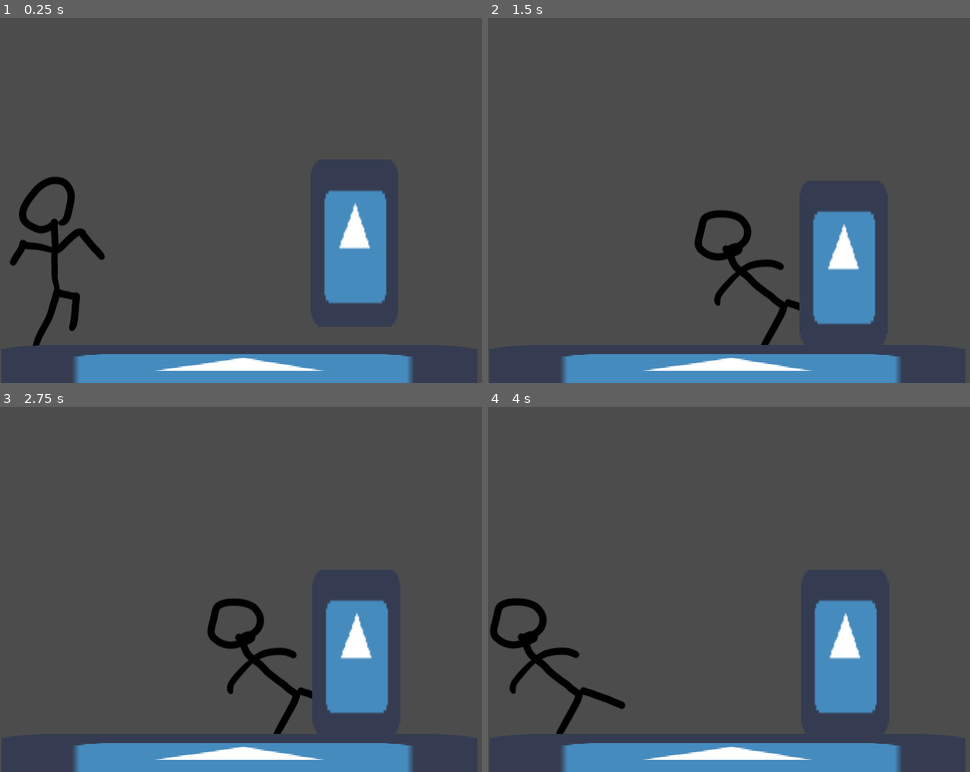
Above: before the commit, frames 1-4 (two rows, left to right).
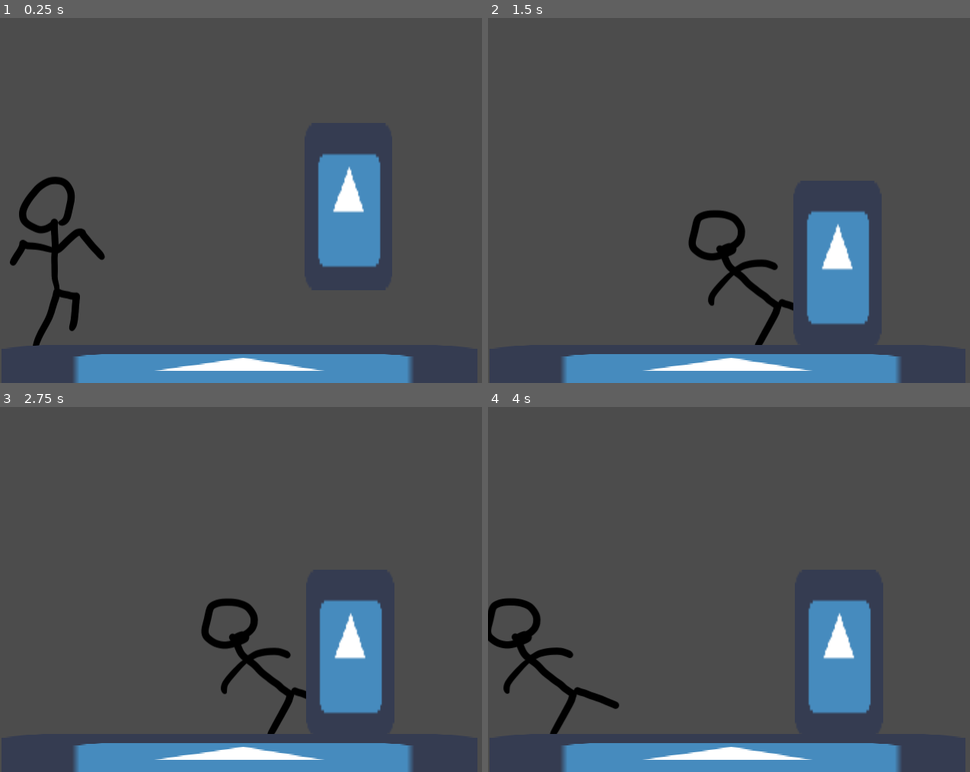
Above: after the commit, the same moments.

Repository: Utfigyii/fighting
Game: Godot game, scene res://assets/scenes/testArena.tscn
Two runs of this game, one before a commit and one after it. Both use one fixed random seed, a clock stepped at 60 frames per second and the inputs below. The engine's default icon, where the game draws it, is replaced by a stand-in: a white triangle on a blue panel in a dark square.
Inputs:
- Up to frame 1 (0.25 s): no input
- Up to frame 2 (1.5 s): hold Right (ui_right) 0.53-1.28 s; hold J (lk) 0.53-1.28 s; tap U (lp) at 0.8, 1.35 s; hold Down (ui_down) from 1.28 s (still down)
- Up to frame 3 (2.75 s): tap K (rk) at 1.55 s; tap Enter at 2 s; release Down (ui_down) at 2.03 s; hold Right (ui_right) from 2.03 s (still down); hold K (rk) from 2.03 s (still down); tap I (rp) at 2.3 s
- Up to frame 4 (4 s): tap Space at 2.75 s; release Right (ui_right) at 2.78 s; release K (rk) at 2.78 s; hold Up (ui_up) 2.78-3.53 s; tap I (rp) at 2.85 s; tap J (lk) at 3.05 s; hold Left (ui_left) from 3.53 s (still down); hold J (lk) from 3.53 s (still down); tap U (lp) at 3.8 s

The runs differ from the first frame. In frame 1, 4.0% of the frame differs, in the area x 66-81%, y 37-79%; in frame 2, 2.9%; in frame 3, 2.9%; in frame 4, 2.9%.

Commit message:
unohdettu commit

Diff:
--- a/assets/characters/FIGHTER_stickman.tscn
+++ b/assets/characters/FIGHTER_stickman.tscn
@@ -367,7 +367,6 @@
 [sub_resource type="Animation" id=22]
 resource_name = "rjab"
 length = 0.2
-loop = true
 step = 0.01
 tracks/0/type = "value"
 tracks/0/path = NodePath("KinematicBody2D/AnimatedSprite:animation")
@@ -611,7 +610,7 @@
 animation = "walk"
 
 [sub_resource type="AnimationNodeBlendTree" id=7]
-graph_offset = Vector2( -121.762, 0 )
+graph_offset = Vector2( -565.333, -6.33333 )
 nodes/Animation/node = SubResource( 13 )
 nodes/Animation/position = Vector2( -60, 100 )
 nodes/crouchAnim/node = SubResource( 16 )
@@ -637,7 +636,7 @@
 nodes/rkickAnim/position = Vector2( 320, 400 )
 nodes/walkAnim/node = SubResource( 10 )
 nodes/walkAnim/position = Vector2( -260, 320 )
-node_connections = [ "output", 0, "isAttacking", "isOnGround", 0, "Animation", "isOnGround", 1, "isWalking", "isAttacking", 0, "isOnGround", "isAttacking", 1, "ljabAnim", "isAttacking", 2, "rjabAnim", "isAttacking", 3, "lkickAnim", "isAttacking", 4, "rkickAnim", "isCrouching", 0, "idleAnim", "isCrouching", 1, "crouchAnim", "isWalking", 0, "isCrouching", "isWalking", 1, "walkAnim" ]
+node_connections = [ "output", 0, "isAttacking", "isOnGround", 0, "Animation", "isOnGround", 1, "isWalking", "isCrouching", 0, "idleAnim", "isCrouching", 1, "crouchAnim", "isAttacking", 0, "isOnGround", "isAttacking", 1, "ljabAnim", "isAttacking", 2, "rjabAnim", "isAttacking", 3, "lkickAnim", "isAttacking", 4, "rkickAnim", "isWalking", 0, "isCrouching", "isWalking", 1, "walkAnim" ]
 
 [sub_resource type="RectangleShape2D" id=21]
 extents = Vector2( 84.5, 32.75 )
@@ -669,6 +668,7 @@
 [node name="AnimatedSprite" type="AnimatedSprite" parent="KinematicBody2D"]
 frames = SubResource( 1 )
 animation = "idle"
+frame = 1
 
 [node name="AnimationPlayer" type="AnimationPlayer" parent="KinematicBody2D"]
 root_node = NodePath("../..")
--- a/assets/scenes/testArena.tscn
+++ b/assets/scenes/testArena.tscn
@@ -10,7 +10,7 @@
 position = Vector2( 78, 194 )
 
 [node name="Node2D" parent="." instance=ExtResource( 3 )]
-position = Vector2( 466, 221 )
+position = Vector2( 458, 173 )
 scale = Vector2( 0.5, 0.5 )
 
 [node name="floor" type="StaticBody2D" parent="."]
--- a/assets/scripts/FIGHTER_stickman.gd
+++ b/assets/scripts/FIGHTER_stickman.gd
@@ -66,27 +66,27 @@
 		$crouchShape.disabled = true
 	if not isAttacking:
 		$AnimationTree.set("parameters/isAttacking/current", 0)
-
-	if Input.is_action_just_pressed("lp") && canAttack:
-		isAttacking = true
-		canAttack = false
-		canMove = false
-		$AnimationTree.set("parameters/isAttacking/current", 1)
-	if Input.is_action_pressed("rp") && canAttack:
-		isAttacking = true
-		canAttack = false
-		canMove = false
-		$AnimationTree.set("parameters/isAttacking/current", 2)
-	if Input.is_action_pressed("lk") && canAttack:
-		isAttacking = true
-		canAttack = false
-		canMove = false
-		$AnimationTree.set("parameters/isAttacking/current", 3)
-	if Input.is_action_pressed("rk") && canAttack:
-		isAttacking = true
-		canAttack = true
-		canMove = true
-		$AnimationTree.set("parameters/isAttacking/current", 4)
+	if canAttack:
+		if Input.is_action_just_pressed("lp") && canAttack:
+			isAttacking = true
+			canAttack = false
+			canMove = false
+			$AnimationTree.set("parameters/isAttacking/current", 1)
+		if Input.is_action_pressed("rp") && canAttack:
+			isAttacking = true
+			canAttack = false
+			canMove = false
+			$AnimationTree.set("parameters/isAttacking/current", 2)
+		if Input.is_action_pressed("lk") && canAttack:
+			isAttacking = true
+			canAttack = false
+			canMove = false
+			$AnimationTree.set("parameters/isAttacking/current", 3)
+		if Input.is_action_pressed("rk") && canAttack:
+			isAttacking = true
+			canAttack = false
+			canMove = false
+			$AnimationTree.set("parameters/isAttacking/current", 4)
 
 
 	if Input.is_action_just_pressed("close_game"):
@@ -124,7 +124,8 @@
 	isAttacking = false
 	canAttack = true
 	canMove = true
-
+	$AnimationTree.set("parameters/isAttacking/current", 0)
+	print("done attacking")
 
 func _on_ljab_body_entered(body):
 	if body is KinematicBody2D && body.has_method("takeDamage"):
--- a/assets/scripts/dummyfighter.gd
+++ b/assets/scripts/dummyfighter.gd
@@ -33,7 +33,7 @@
 	pass
 
 func doGravity(delta):
-	print(y_velo)
+	#print(y_velo)
 	if y_velo > 0:
 		$groundCheck.enabled = true
 		if $groundCheck.is_colliding():
@@ -61,7 +61,9 @@
 			move_and_slide(velocity, Vector2(0, 1))
 	else:
 		velocity = move_and_slide(Vector2(velocity.x, -y_velo))
-		doGravity(delta)
+		y_velo -= GRAVITY * delta * -200
+		if y_velo > 400:
+			y_velo = 400
 
 func doneAttack():
 	pass
@@ -72,9 +74,9 @@
 	stunned = true
 	$stunTimer.start(stunTime)
 	$groundCheck.enabled = false
-	print("iam hit", knockback)
+	#print("iam hit", knockback)
 
 
 func _on_stunTimer_timeout():
 	stunned = false
-	print("not stunned anymore")
+	#print("not stunned anymore")
Not shown, removed: misc/projectFiles/.stickman.kra-autosave.kra
Not shown, changed: misc/projectFiles/stickman.kra
Not shown, changed: misc/projectFiles/stickman.kra~
